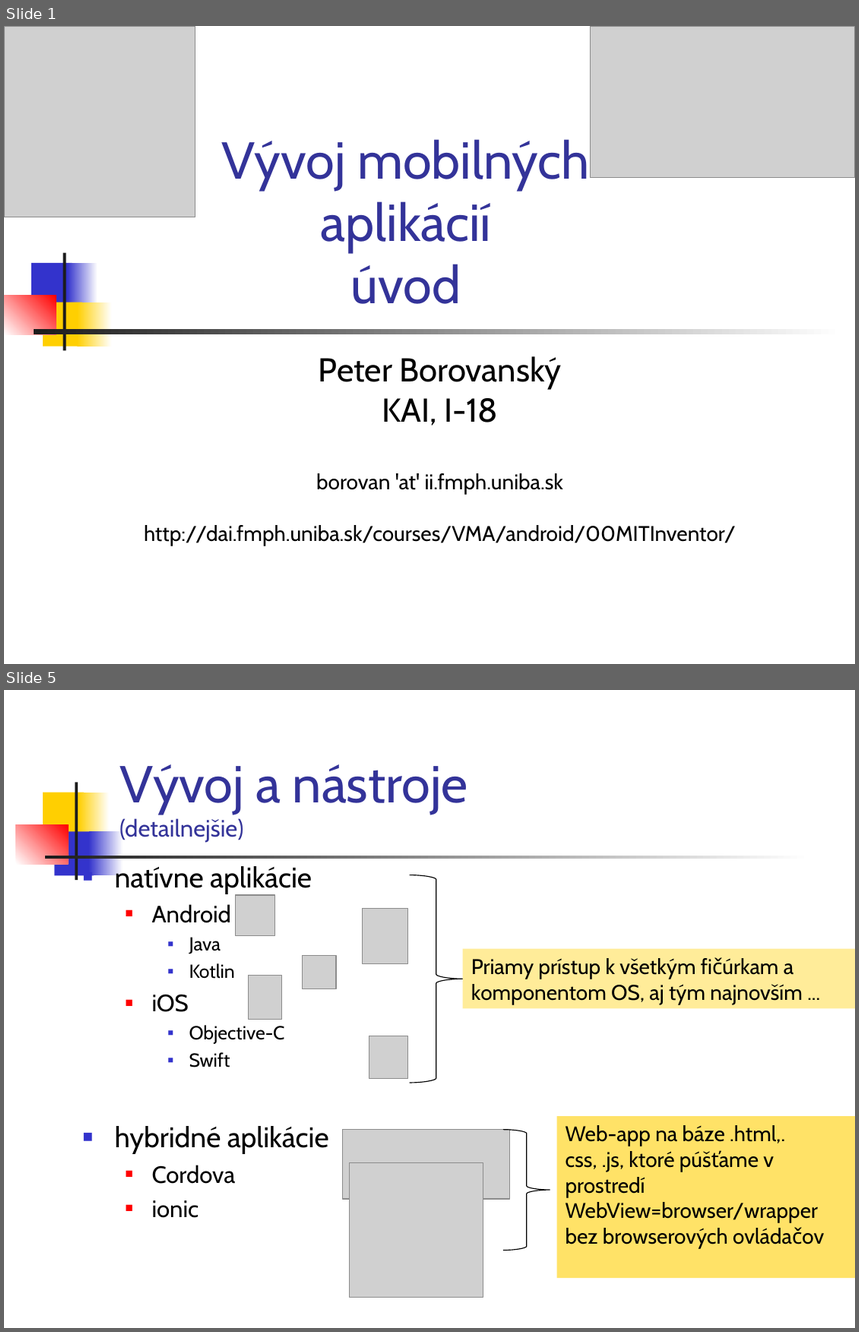
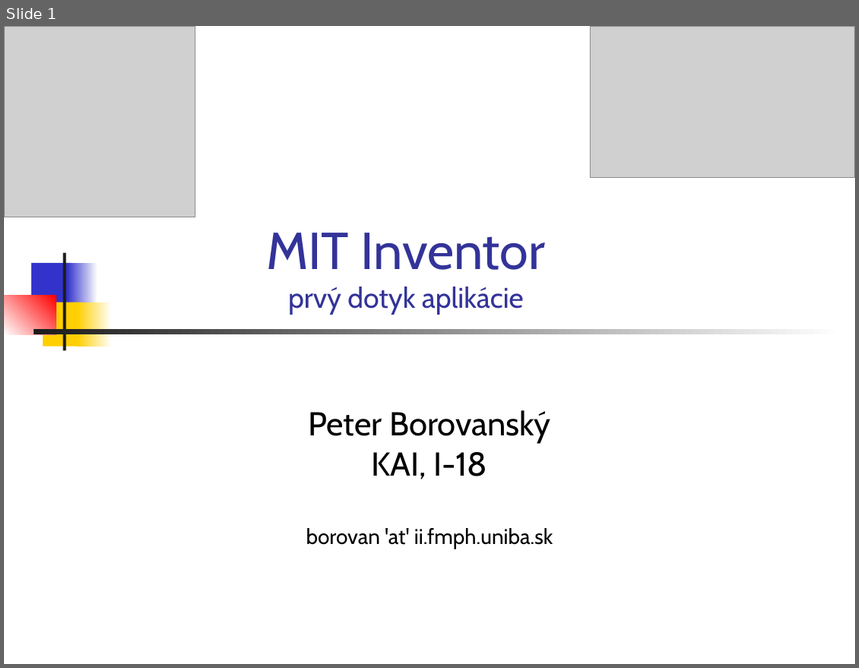
Before and after one commit to vmandro/Prednasky, a slide deck: 01/01_MIT.ppt. Shown one above the other, each under a label of ours: slides 1 and 5 before the commit, slide 1 after it; the slides between them are not shown. The pictures are 859x1332 and 859x668 pixels, drawn with LibreOffice and Linux fonts; fonts in the diff are those of the drawing; grey boxes stand for pictures. Boxes give left, top, right and bottom in pixels: in the first picture for what was removed or moved away, otherwise in the second. Text is boxed around its words. In the diff, an @@ line names an element or a change of style, - is before the commit and + after.

```diff
--- a/01/01_MIT.ppt
+++ b/01/01_MIT.ppt
@@ slide 5 removed at (4,690,855,1328), background #FFFFFF @@
@@ title removed at (120,764,468,842) @@
-Vývoj a nástroje
-(detailnejšie)
@@ rectangle removed at (44,792,84,837) @@
@@ rectangle removed at (75,782,77,880) @@
@@ rectangle removed at (79,792,110,837) @@
@@ rectangle removed at (16,825,68,863) @@
@@ rectangle removed at (54,831,94,875) @@
@@ rectangle removed at (89,831,123,875) @@
@@ rectangle removed at (45,856,811,859) @@
@@ text removed at (115,863,329,1218) @@
-■ natívne aplikácie
-  ■ Android
-    ■ Java
-    ■ Kotlin
-  ■ iOS
-    ■ Objective-C
-    ■ Swift
-■ hybridné aplikácie
-  ■ Cordova
-  ■ ionic
@@ freeform shape removed at (409,875,463,1083) @@
@@ picture removed at (236,895,275,935) @@
@@ picture removed at (363,909,408,964) @@
@@ picture removed at (302,955,336,989) @@
@@ rectangle removed at (463,948,855,1008) @@
-Priamy prístup k všetkým fičúrkam a
-komponentom OS, aj tým najnovším ...
@@ picture removed at (248,976,281,1021) @@
@@ picture removed at (369,1036,408,1078) @@
@@ rectangle removed at (557,1116,855,1278) @@
-Web-app na báze .html,. css, .js, ktoré púšťame v prostredí WebView=browser/wrapper bez browserových ovládačov
@@ picture removed at (343,1130,510,1200) @@
@@ freeform shape removed at (503,1130,550,1251) @@
@@ picture removed at (350,1163,484,1297) @@
@@ slide 1 changed as well @@
@@ title at (266,233,546,315): text changed; size 44 to 24 pt @@
-Vývoj mobilných aplikácií
-úvod
+MIT Inventor
+prvý dotyk aplikácie
@@ subtitle "Peter Borovanský": place and size @@
-subtitle "Peter Borovanský" at (144,357,736,547)
+subtitle "Peter Borovanský" at (306,411,553,549)
@@ subtitle at (144,525,736,547): paragraph removed @@
-http://dai.fmph.uniba.sk/courses/VMA/android/00MITInventor/
```
Also in this commit, not shown: 30 slides added, 14 other slides removed, 3 other files.
